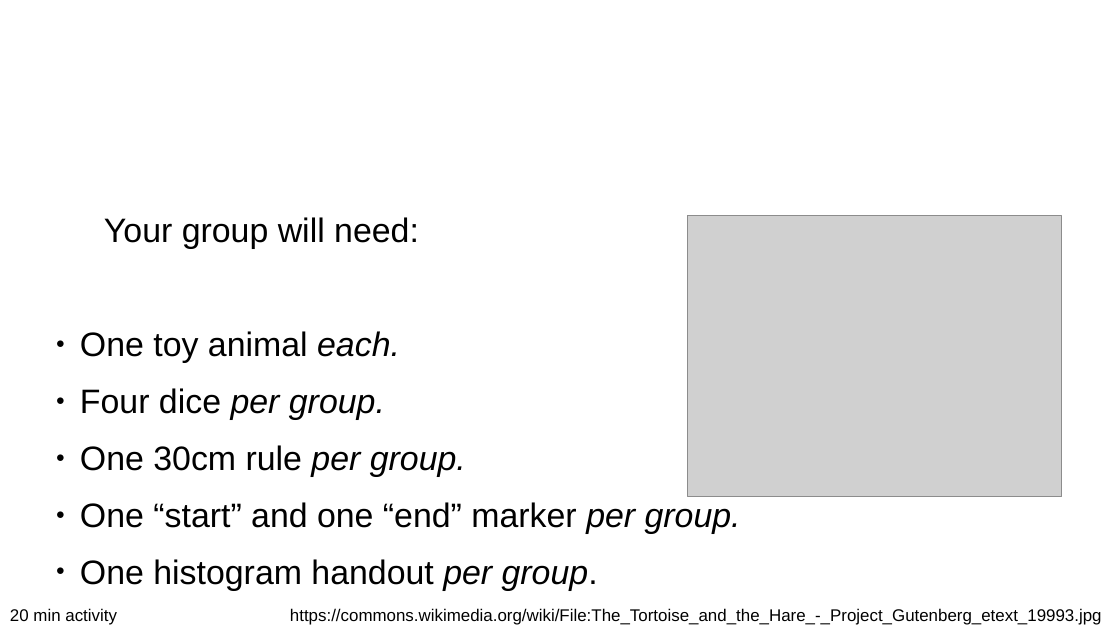
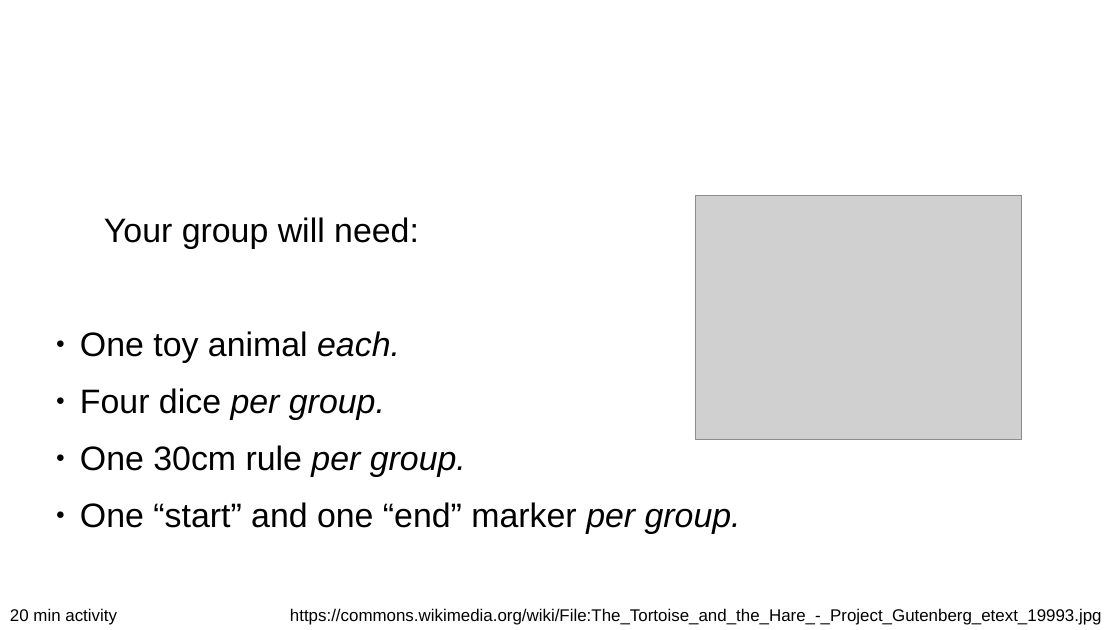
Before and after one commit to ajwills72/critical-thinking, a slide deck: slide 2 of src/distributions-samples.odp. Drawn at 1120x630 pixels with LibreOffice and Linux fonts; fonts in the diff are those of the drawing; grey boxes stand for pictures; background and template pictures are left out. Boxes give left, top, right and bottom in pixels: in the first picture for what was removed or moved away, otherwise in the second. Text is boxed around its words. In the diff, an @@ line names an element or a change of style, - is before the commit and + after.

```diff
--- a/src/distributions-samples.odp
+++ b/src/distributions-samples.odp
@@ picture: place and size @@
-picture at box(688, 216, 1062, 498)
+picture at box(696, 195, 1022, 440)
@@ text at box(80, 559, 598, 591): paragraph removed @@
-● One histogram handout per group.
```
Also in this commit, not shown: 1 other slide changed, 3 other files.
